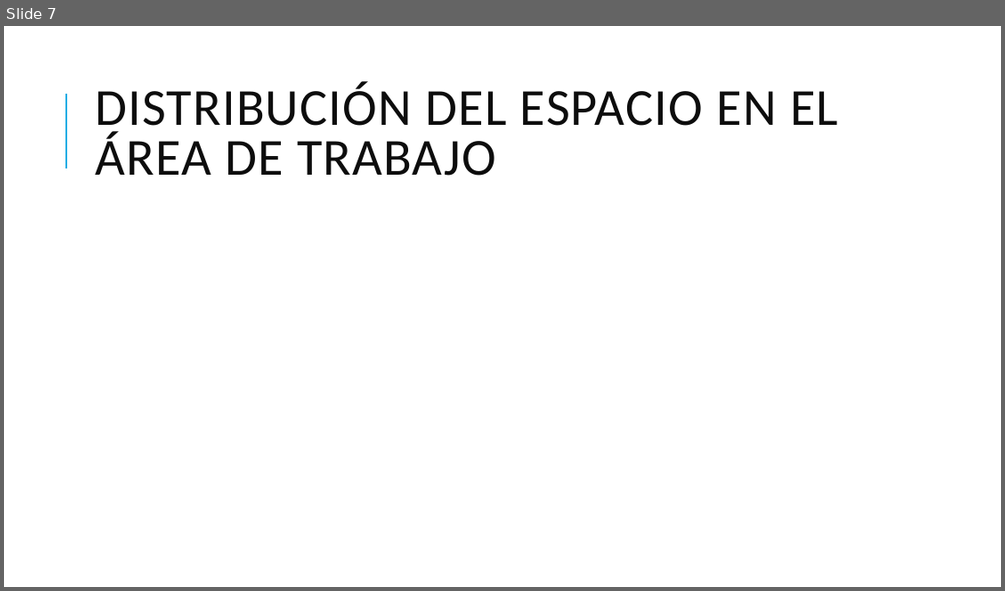
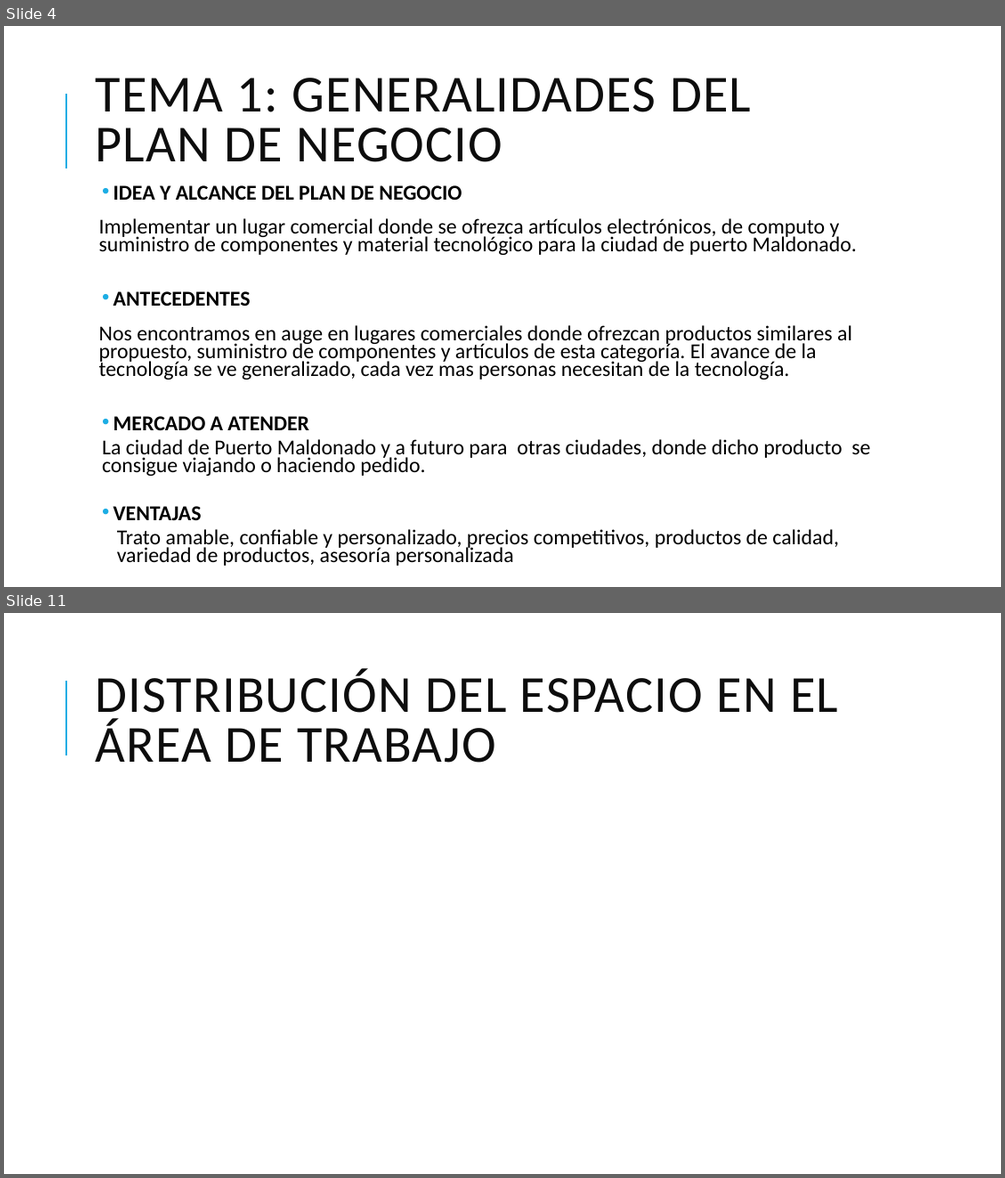
Before and after one commit to alexscito/administracion_de_empresas, a slide deck: Plan de negocios.pptx. Shown one above the other, each under a label of ours: slide 7 before the commit, slides 4 and 11 after it; the slides between them are not shown. The pictures are 1005x591 and 1005x1178 pixels, drawn with LibreOffice and Linux fonts; fonts in the diff are those of the drawing. Boxes give left, top, right and bottom in pixels: in the first picture for what was removed or moved away, otherwise in the second. Text is boxed around its words. In the diff, an @@ line names an element or a change of style, - is before the commit and + after.

```diff
--- a/Plan de negocios.pptx
+++ b/Plan de negocios.pptx
@@ slide 4 added at (4,26,1001,587), background #FFFFFF; not listed: 1 template element that a slide beside it also shows @@
@@ title added at (95,78,751,162), 50 pt, text #0D0D0D @@
+TEMA 1: GENERALIDADES DEL PLAN DE NEGOCIO
@@ text added at (99,185,870,565), 20.4 pt, text #000000 @@
+  • IDEA Y ALCANCE DEL PLAN DE NEGOCIO
+  Implementar un lugar comercial donde se ofrezca artículos electrónicos, de computo y suministro de componentes y material tecnológico para la ciudad de puerto Maldonado.
+  • ANTECEDENTES
+  Nos encontramos en auge en lugares comerciales donde ofrezcan productos similares al propuesto, suministro de componentes y artículos de esta categoría. El avance de la tecnología se ve generalizado, cada vez mas personas necesitan de la tecnología.
+  • MERCADO A ATENDER
+  La ciudad de Puerto Maldonado y a futuro para otras ciudades, donde dicho producto se consigue viajando o haciendo pedido.
+  • VENTAJAS
+    Trato amable, confiable y personalizado, precios competitivos, productos de calidad, variedad de productos, asesoría personalizada
@@ what was slide 7 is now slide 11 @@
```
Also in this commit, not shown: 6 slides changed, 3 other slides added, 2 other files.
